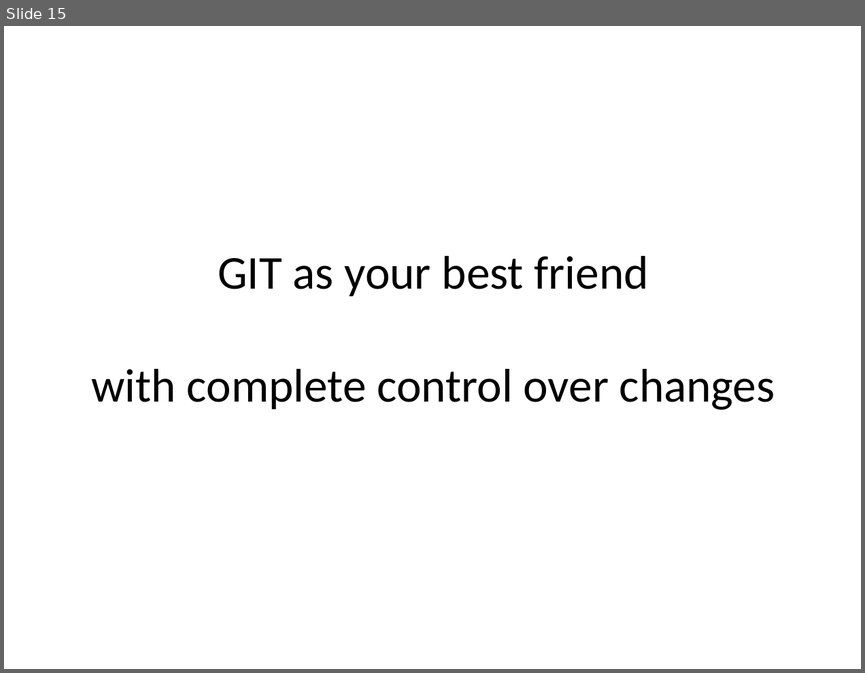
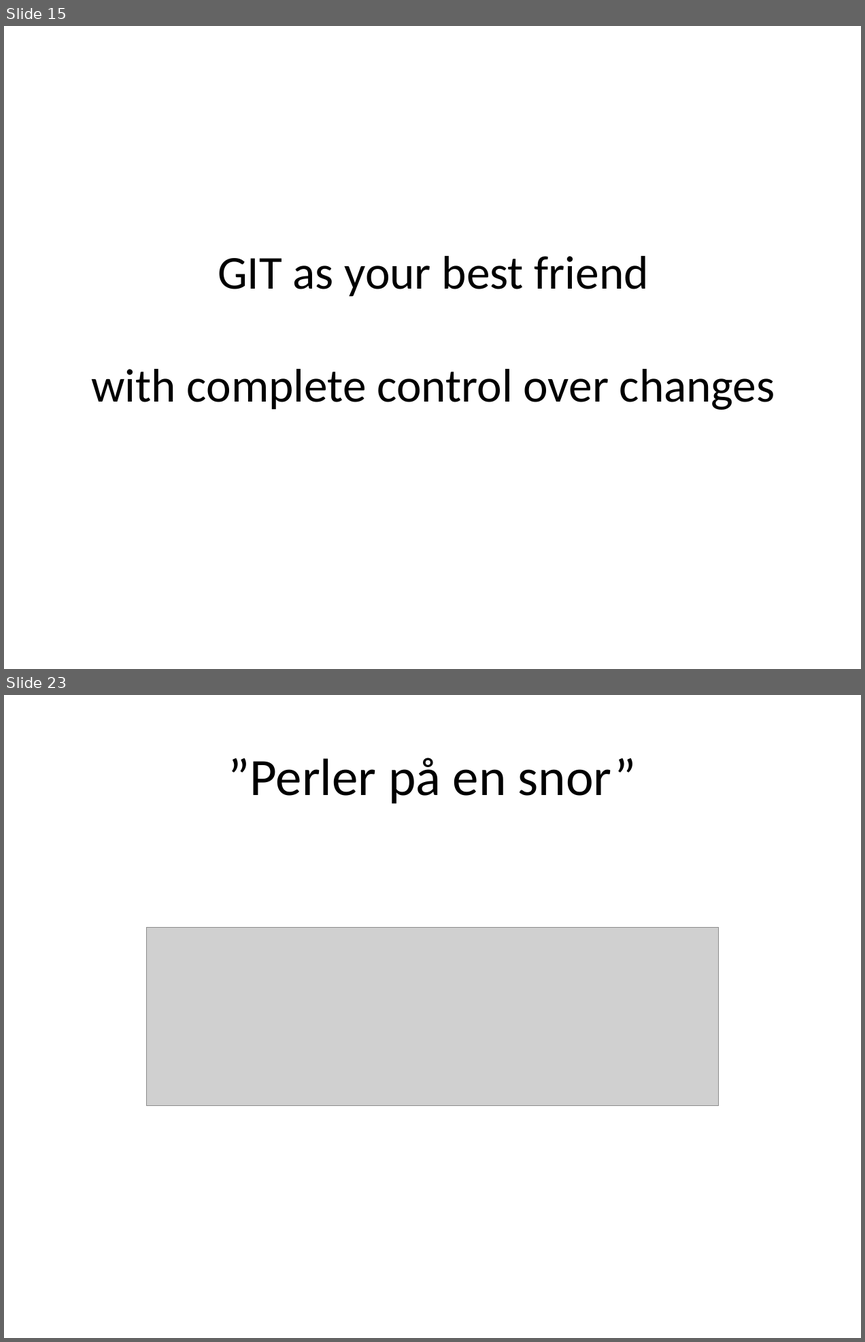
Before and after one commit to uncas/writings, a slide deck: GitRebase.pptx. Shown one above the other, each under a label of ours: slide 15 before the commit, slides 15 and 23 after it; the slides between them are not shown. The pictures are 865x673 and 865x1342 pixels, drawn with LibreOffice and Linux fonts; fonts in the diff are those of the drawing; grey boxes stand for pictures. Boxes give left, top, right and bottom in pixels: in the first picture for what was removed or moved away, otherwise in the second. Text is boxed around its words. In the diff, an @@ line names an element or a change of style, - is before the commit and + after.

```diff
--- a/GitRebase.pptx
+++ b/GitRebase.pptx
@@ slide 23 added at [4,695,861,1338], background #FFFFFF @@
@@ title added at [228,758,636,804], 44 pt, text #000000 @@
+”Perler på en snor”
@@ picture added at [146,927,719,1106] @@
```
Also in this commit, not shown: 1 slide changed, 8 other slides added, 2 other files.
